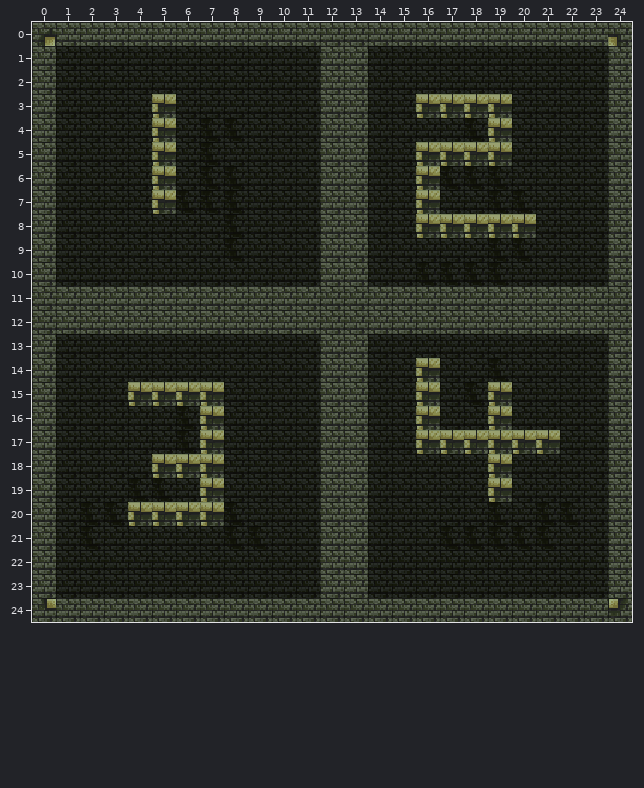
Tiled map: assets/map1.tmx. The first picture shows the starting point.
Cells are 16x16 px. Shown: x 0..24, y 0..24.
New version:
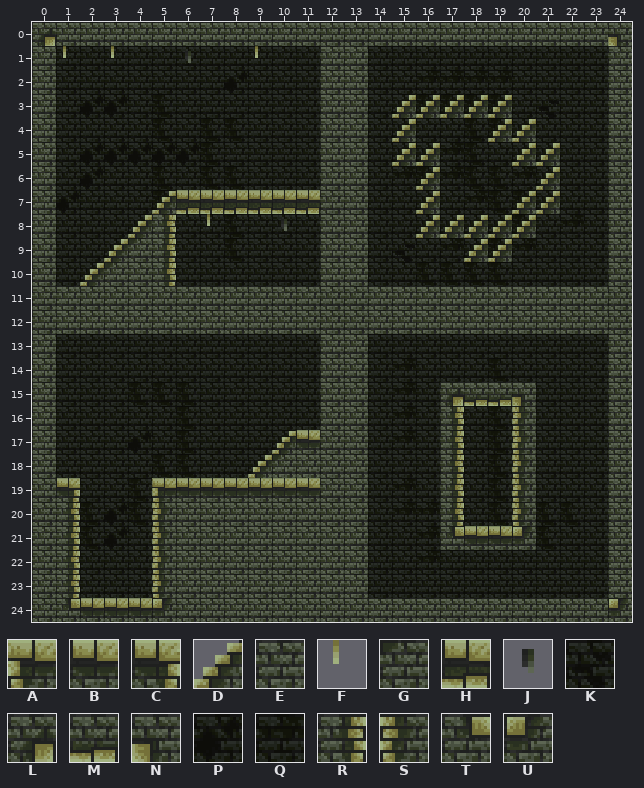
Key: from "forgotten-dungeon": A 0, B 1, C 2, D 6, E 11, F 13, G 16, H 41, J 54, K 58, L 60, M 61, N 63, P 68, Q 69, R 70, S 73, T 90, U 93.
_ is an empty cell.
Tiles replaced or removed in this view: A, E, T.
Author's note on the commit: removes comment and changes map
Changes in this commit:
Changed rows in their new state; . is an unchanged cell.
Layer "Tile Layer 1":
first column x 1:
 1 F.F..J..F.............
 2 .......P.......QQQQ...
 3 .PP._.........DDDDD.K.
 4 ...._.........D...DD..
 5 .PPPPP........DDQ__DD.
 6 .P.._.........QDQ..QD.
 7 P...DHHHHHH....D.Q.DD.
 8 ...DR.F..J.....DDDDD.Q
 9 ..DGR.........K.QDDQ..
10 .DGER.................
first column x 0:
14 ...............Q_.....
15 ....____.......Q_LMMN.
16 ......._.......Q_R._S.
17 ....P.._..DB...Q_R__S_
18 .....___.DGE.....R._S.
19 .C...ABBBBBB...Q.R._S.
20 .R.P_SEEEEEE...QQR..S.
21 .R.P.SEEEEEE....QTBBU.
22 .R...SEEEEEE....Q.....
23 .R...SEEEEEE..........
24 ETBBBU................
Pixel boxes of the changes (left, top, right, bottom) in both pictures:
added: (63, 46, 66, 58)
added: (111, 46, 114, 58)
added: (185, 51, 191, 63)
added: (225, 46, 258, 93)
changed: (392, 71, 584, 262)
changed: (57, 94, 320, 286)
changed: (395, 358, 560, 571)
changed: (39, 382, 320, 616)
